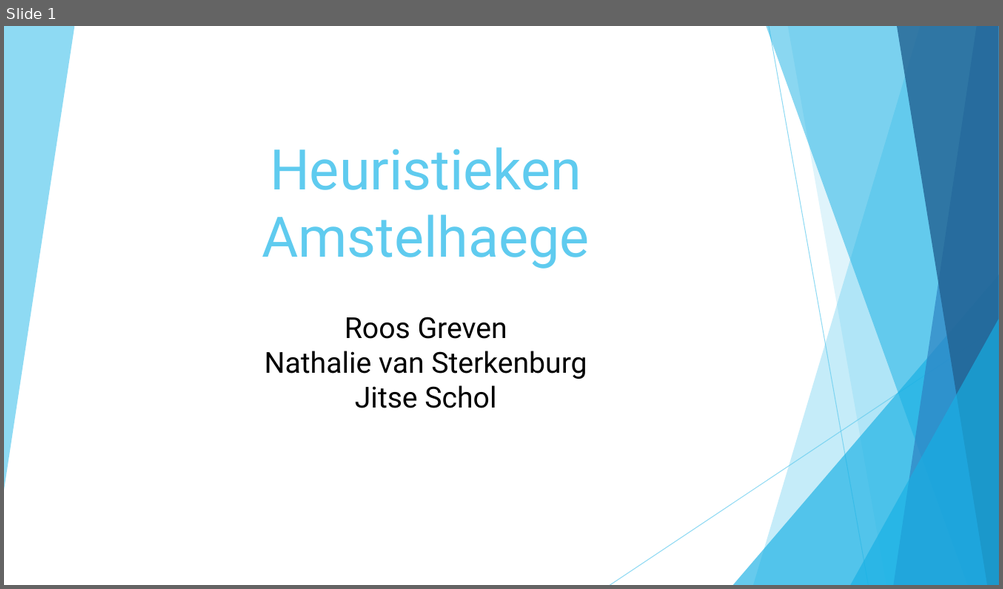
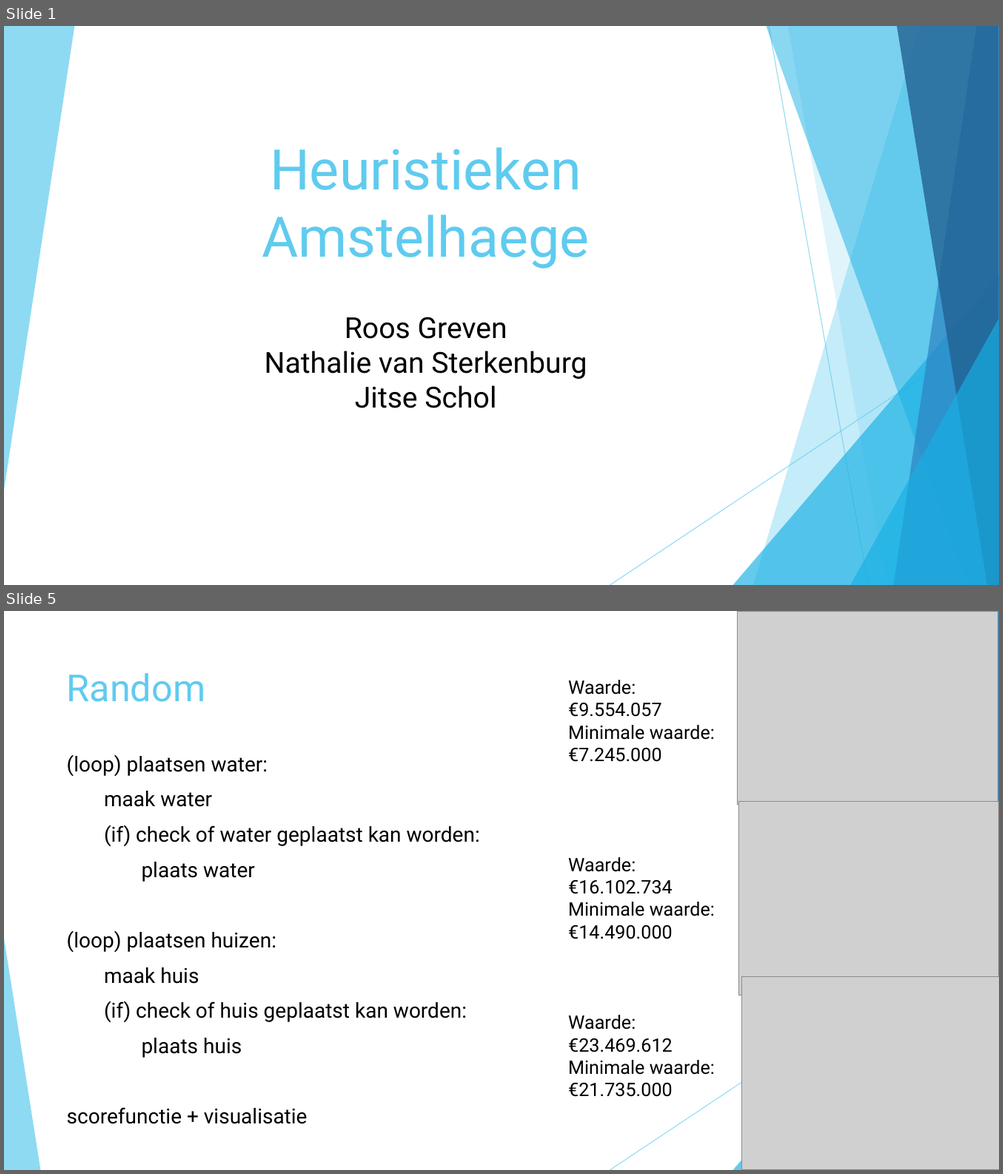
Before and after one commit to roosgreven/Heuristieken, a slide deck: files/presentatie heuristieken.pptx. Shown one above the other, each under a label of ours: slide 1 before the commit, slides 1 and 5 after it; the slides between them are not shown. The pictures are 1003x589 and 1003x1174 pixels, drawn with LibreOffice and Linux fonts; fonts in the diff are those of the drawing; grey boxes stand for pictures. Boxes give left, top, right and bottom in pixels: in the first picture for what was removed or moved away, otherwise in the second. Text is boxed around its words. In the diff, an @@ line names an element or a change of style, - is before the commit and + after.

Commit message:
water in greedy, it works, and almost finished ppt

```diff
--- a/files/presentatie heuristieken.pptx
+++ b/files/presentatie heuristieken.pptx
@@ slide 5 added at (4, 611, 999, 1170), background #FFFFFF; not listed: 9 template elements that a slide beside it also shows @@
@@ picture added at (737, 611, 998, 805) @@
@@ title added at (67, 673, 205, 702), 36 pt, text #5FCBEF @@
+Random
@@ text added at (568, 680, 714, 762), 18 pt, text #000000 @@
+Waarde:
+€9.554.057
+Minimale waarde:
+€7.245.000
@@ text added at (67, 755, 480, 1125), 20 pt, text #000000 @@
+(loop) plaatsen water:
+maak water
+(if) check of water geplaatst kan worden:
+plaats water
+(loop) plaatsen huizen:
+maak huis
+(if) check of huis geplaatst kan worden:
+plaats huis
+scorefunctie + visualisatie
@@ picture added at (738, 802, 999, 996) @@
@@ text added at (568, 857, 714, 940), 18 pt, text #000000 @@
+Waarde:
+€16.102.734
+Minimale waarde:
+€14.490.000
@@ triangle added at (4, 939, 40, 1170), fill #5FCBEF at 70% opacity @@
@@ picture added at (742, 977, 999, 1170) @@
@@ text added at (568, 1015, 714, 1097), 18 pt, text #000000 @@
+Waarde:
+€23.469.612
+Minimale waarde:
+€21.735.000
```
Also in this commit, not shown: 2 slides changed, 3 other slides added, 8 slides removed, 8 other files.
